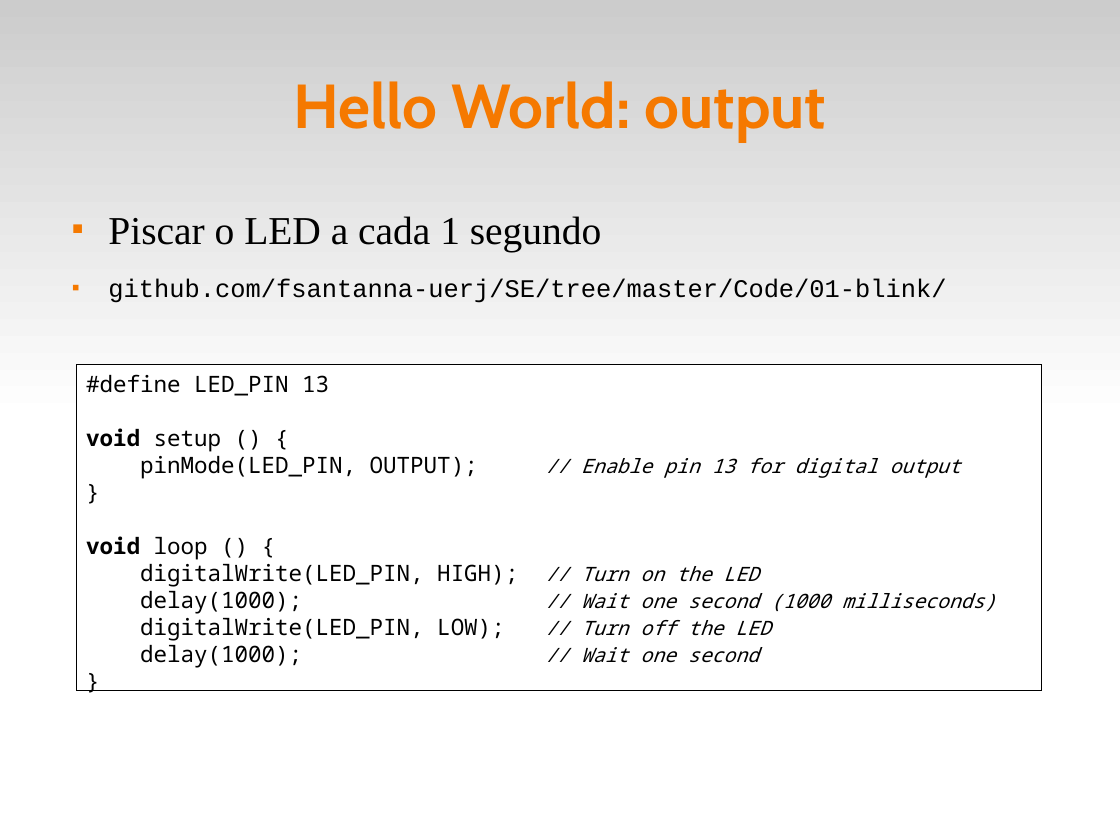
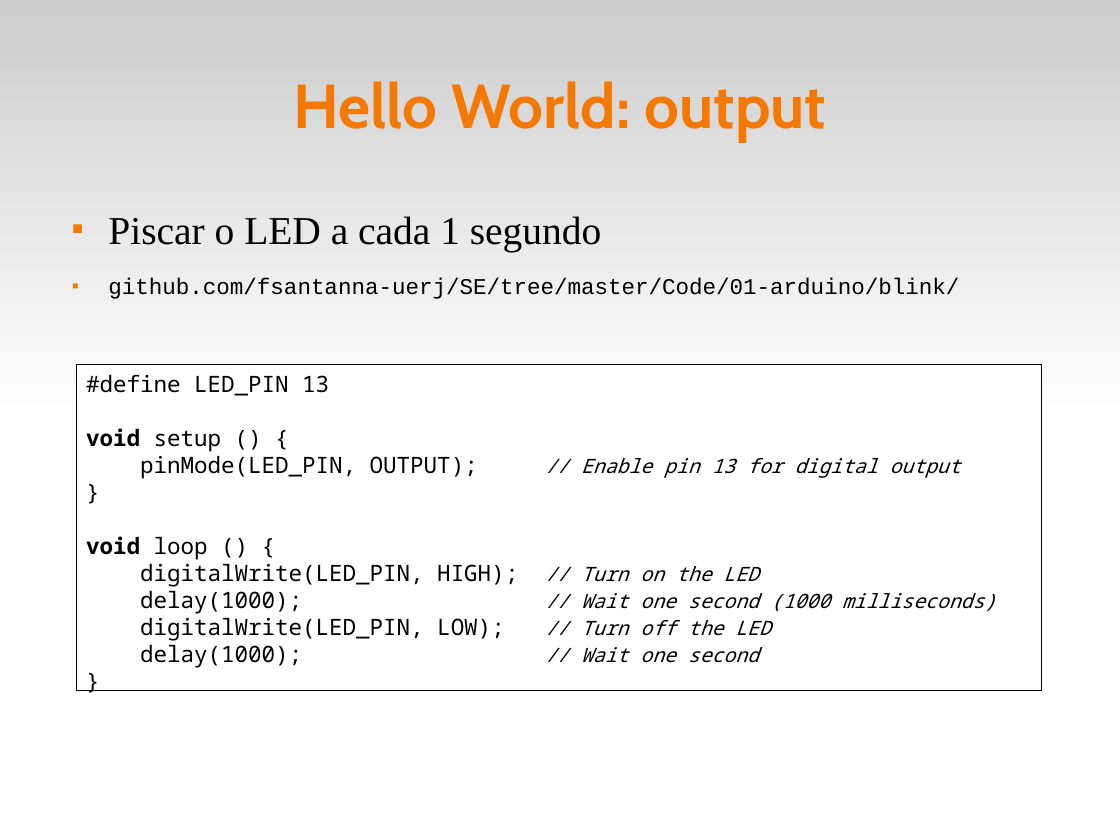
Before and after one commit to fsantanna-uerj/SE, a slide deck: slide 6 of Slides/se-01-arduino.odp. Drawn at 1120x840 pixels with LibreOffice and Linux fonts; fonts in the diff are those of the drawing. Boxes give left, top, right and bottom in pixels: in the first picture for what was removed or moved away, otherwise in the second. Text is boxed around its words. In the diff, an @@ line names an element or a change of style, - is before the commit and + after.

```diff
--- a/Slides/se-01-arduino.odp
+++ b/Slides/se-01-arduino.odp
@@ text at box(108, 278, 959, 299): text changed; size 18 to 16 pt @@
-■ github.com/fsantanna-uerj/SE/tree/master/Code/01-blink/
+■ github.com/fsantanna-uerj/SE/tree/master/Code/01-arduino/blink/
```
Also in this commit, not shown: 2 other files.
